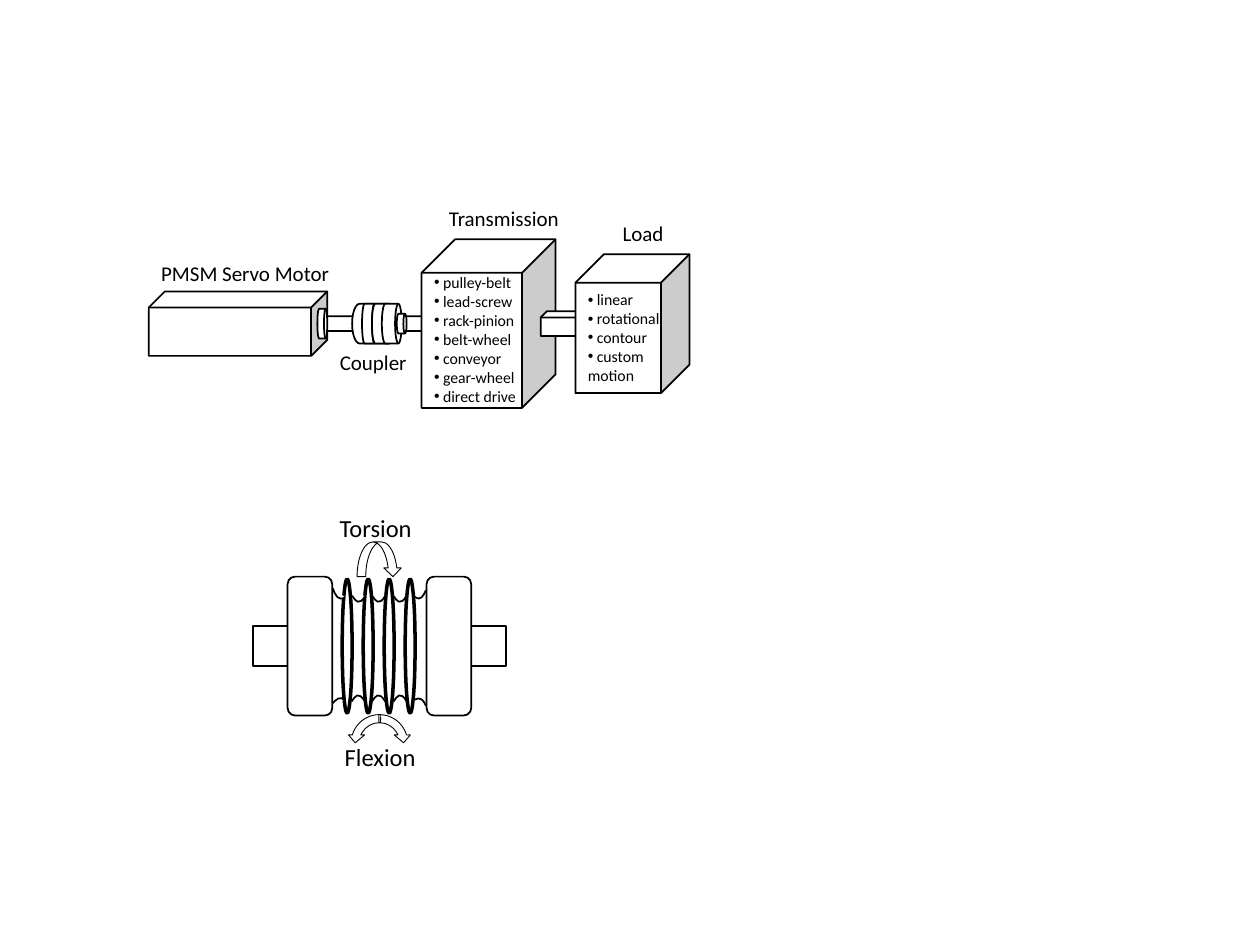
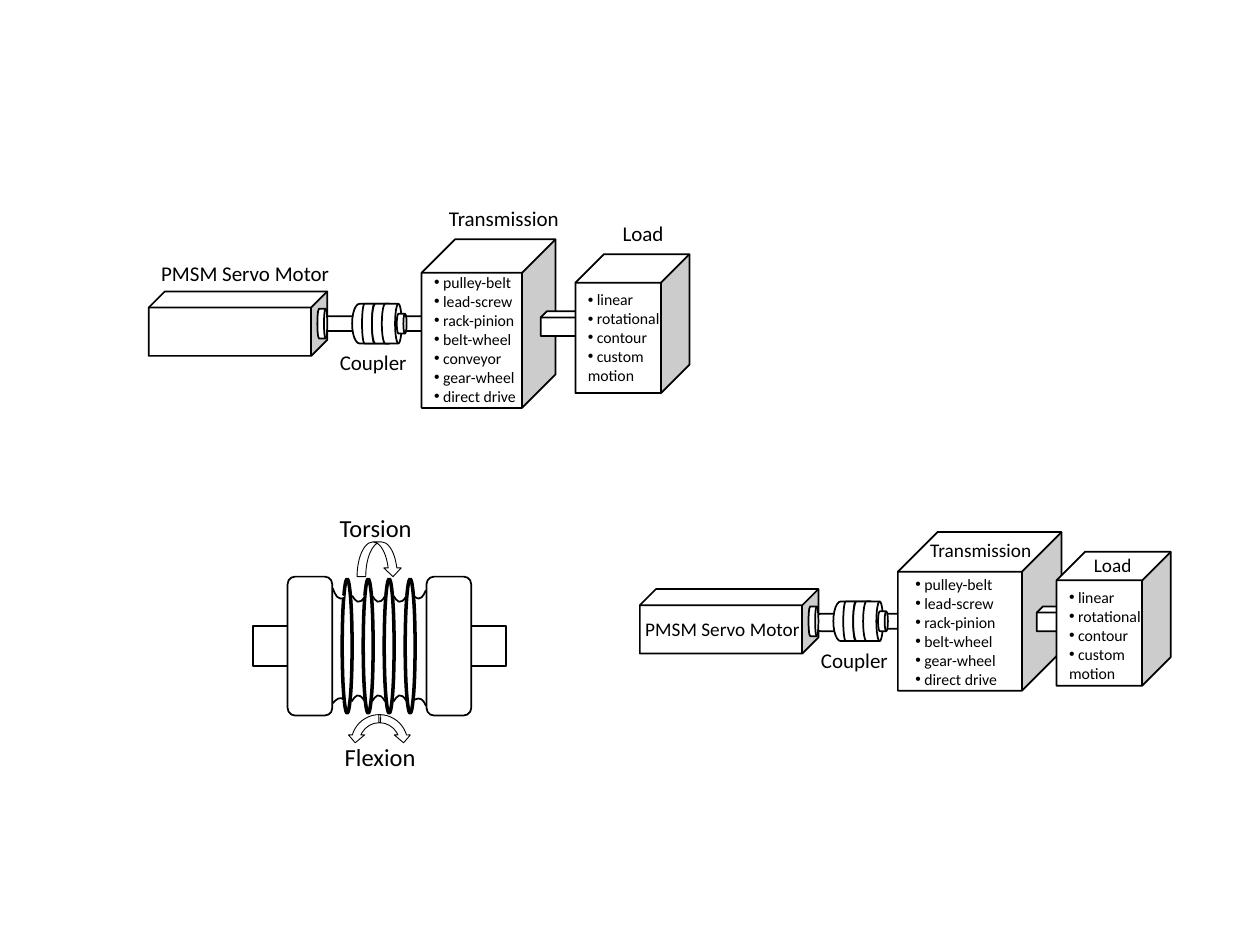
Before and after one commit to SerhatOzkucuk/PhD-Works, a slide deck: slide 2 of Parameter Estimation Works/review_IEEE Transaction on industrial electronics format/TRANS-JOUR/word/review_paper_drawings.pptx. Drawn at 1260x945 pixels with LibreOffice and Linux fonts; fonts in the diff are those of the drawing. Boxes give left, top, right and bottom in pixels: in the first picture for what was removed or moved away, otherwise in the second. Text is boxed around its words. In the diff, an @@ line names an element or a change of style, - is before the commit and + after.

```diff
--- a/Parameter Estimation Works/review_IEEE Transaction on industrial electronics format/TRANS-JOUR/word/review_paper_drawings.pptx
+++ b/Parameter Estimation Works/review_IEEE Transaction on industrial electronics format/TRANS-JOUR/word/review_paper_drawings.pptx
@@ cube added at [898,532,1062,690], fill #FFFFFF, outline #000000 1 pt @@
@@ text added at [930,543,1031,562], 11 pt, text #000000 @@
+Transmission
@@ cube added at [1057,552,1172,685], fill #FFFFFF, outline #000000 1 pt @@
@@ text added at [1094,558,1132,572], 11 pt, text #000000 @@
+Load
@@ cube added at [640,590,819,654], fill #FFFFFF, outline #000000 1 pt @@
@@ text added at [924,579,997,685], 9 pt, text #000000 @@
+• pulley-belt
+• lead-screw
+• rack-pinion
+• belt-wheel
+• gear-wheel
+• direct drive
@@ text added at [1069,592,1141,679], 9 pt, text #000000 @@
+• linear
+• rotational
+• contour
+• custom
+motion
@@ text added at [645,623,800,636], 11 pt, text #000000 @@
+PMSM Servo Motor
@@ flow chart magnetic drum added at [809,606,819,636], fill #FFFFFF, outline #000000 1 pt @@
@@ flow chart magnetic drum added at [814,614,853,631], fill #FFFFFF, outline #000000 1 pt @@
@@ flow chart magnetic drum added at [833,601,877,640], fill #FFFFFF, outline #000000 1 pt @@
@@ flow chart magnetic drum added at [843,601,858,640], fill #FFFFFF, outline #000000 1 pt @@
@@ flow chart magnetic drum added at [853,601,873,640], fill #FFFFFF, outline #000000 1 pt @@
@@ flow chart magnetic drum added at [863,601,883,640], fill #FFFFFF, outline #000000 1 pt @@
@@ flow chart magnetic drum added at [878,614,922,629], fill #FFFFFF, outline #000000 1 pt @@
@@ flow chart magnetic drum added at [878,611,888,631], fill #FFFFFF, outline #000000 1 pt @@
@@ cube added at [1037,606,1101,631], fill #FFFFFF, outline #000000 1 pt @@
@@ text added at [821,653,888,672], 12 pt, text #000000 @@
+Coupler
```
Also in this commit, not shown: 8 other slides changed, 3 slides added, 5 other files.
